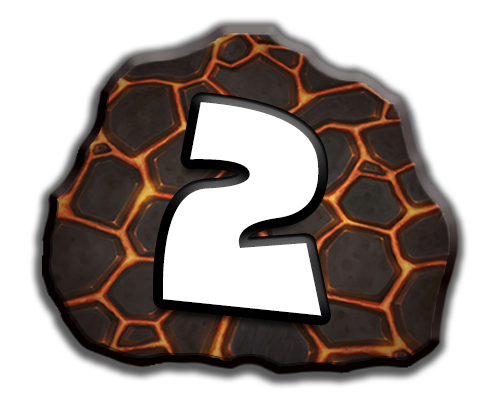
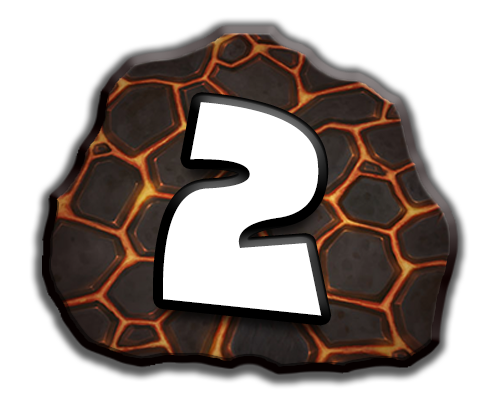
The second 500×400 image is a revision of the first. Changes to its layers:
pixels changed over (153, 164, 329, 342) (layer not identified)
